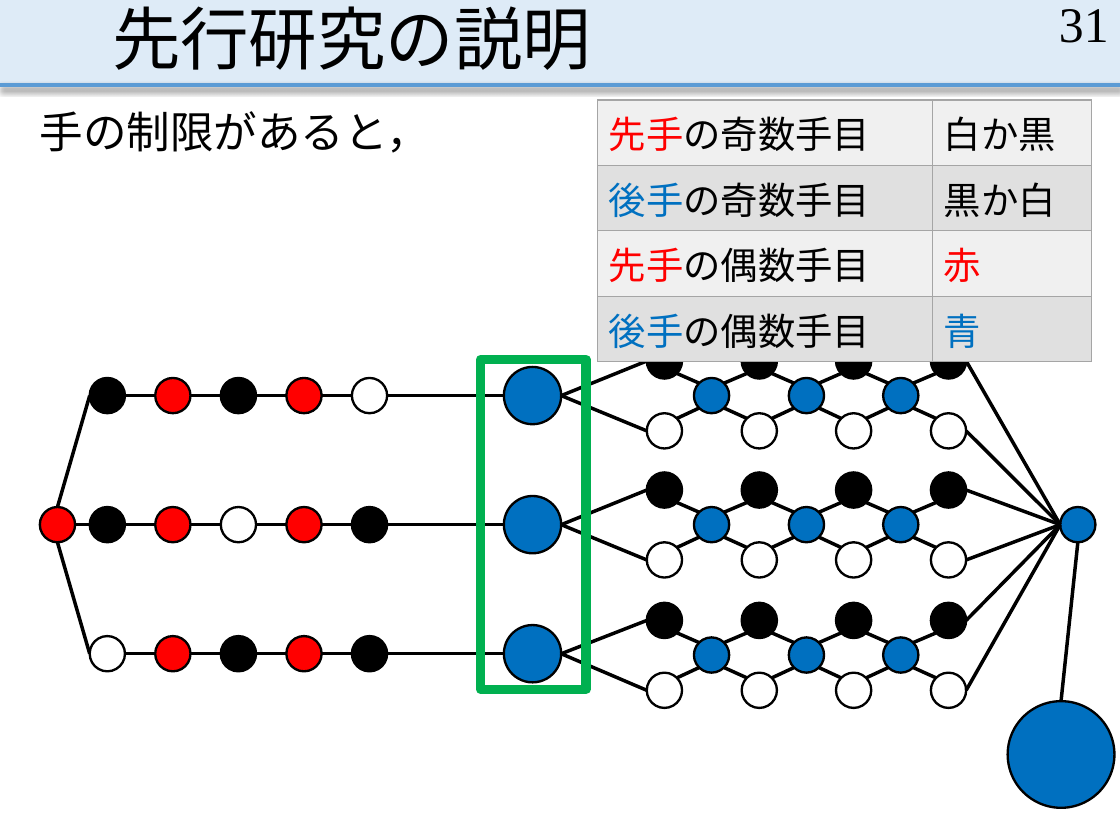
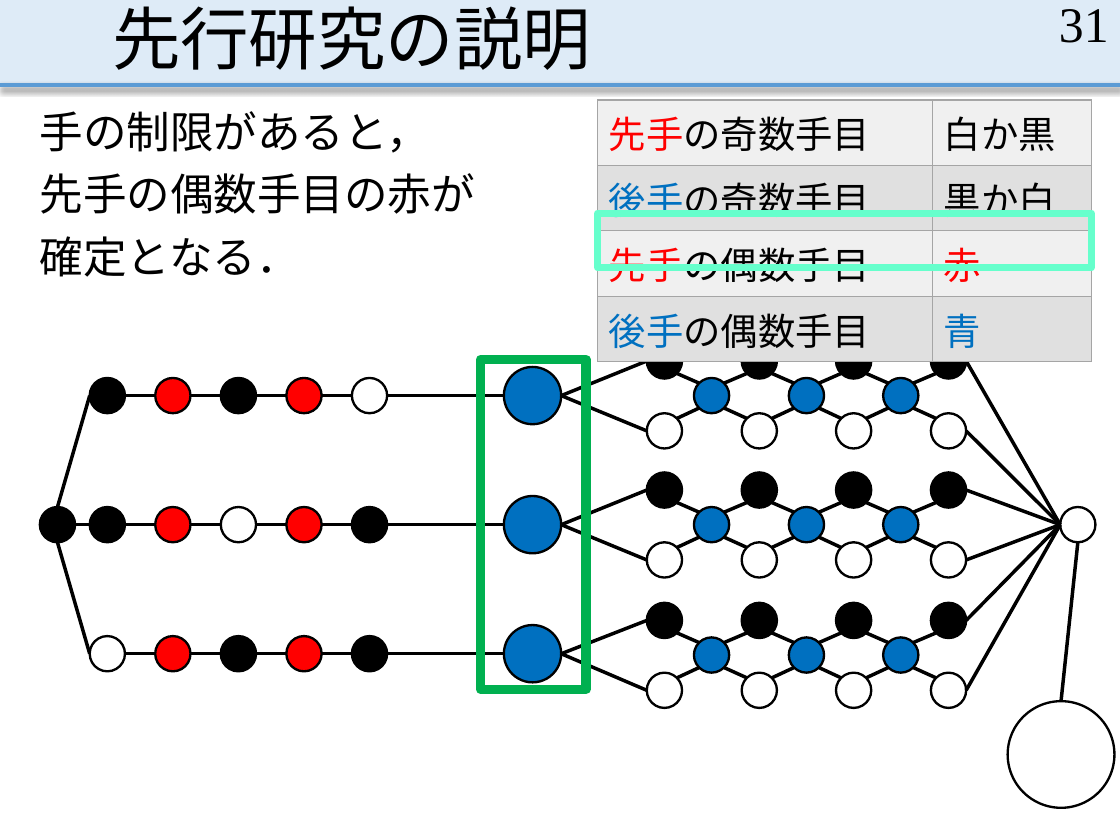
Before and after one commit to MasayaOda/SR, a slide deck: slide 31 of 191120oda.pptx. Drawn at 1120x840 pixels with LibreOffice and Linux fonts; fonts in the diff are those of the drawing. Boxes give left, top, right and bottom in pixels: in the first picture for what was removed or moved away, otherwise in the second. Text is boxed around its words. In the diff, an @@ line names an element or a change of style, - is before the commit and + after.

```diff
--- a/191120oda.pptx
+++ b/191120oda.pptx
@@ text at bbox=[40, 173, 475, 277]: paragraphs added @@
+先手の偶数手目の赤が
+確定となる．
@@ rectangle added at bbox=[598, 213, 1092, 268], outline #66FFCC 4.5 pt @@
@@ ellipse at bbox=[40, 507, 75, 542]: fill #FF0000 to #000000 @@
@@ ellipse at bbox=[1061, 507, 1095, 542]: fill #0070C0 to #FFFFFF @@
@@ ellipse at bbox=[1008, 701, 1114, 808]: fill #0070C0 to #FFFFFF @@
```
Also in this commit, not shown: 43 other slides changed, 14 slides added, 1 other file.
